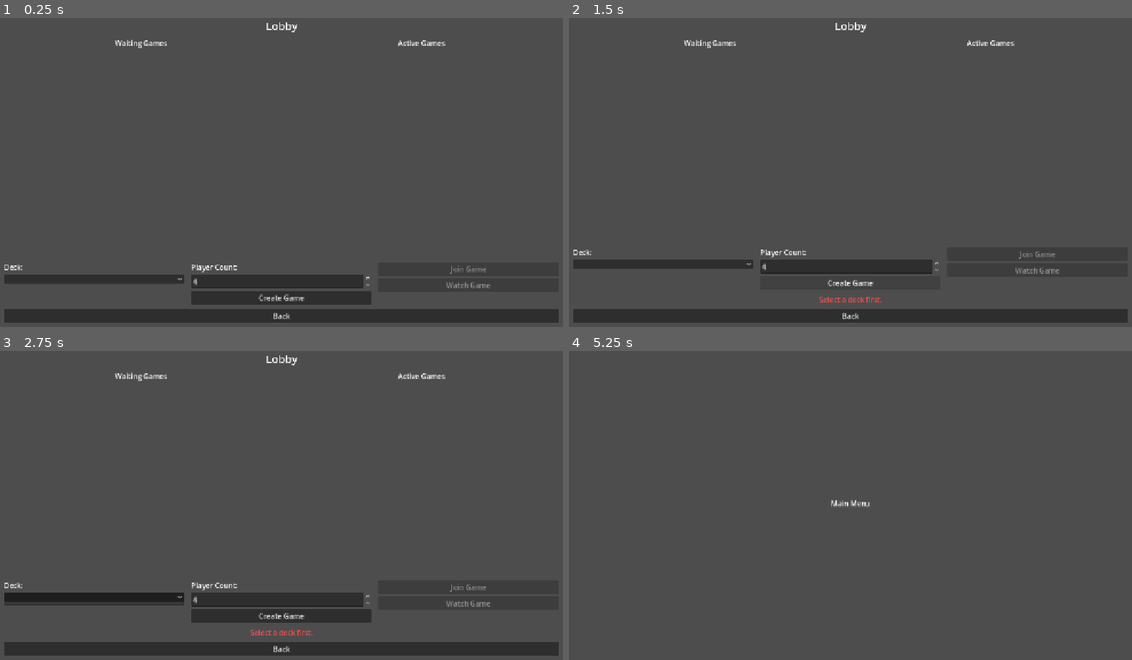
Above: before the commit, frames 1-4 (two rows, left to right).
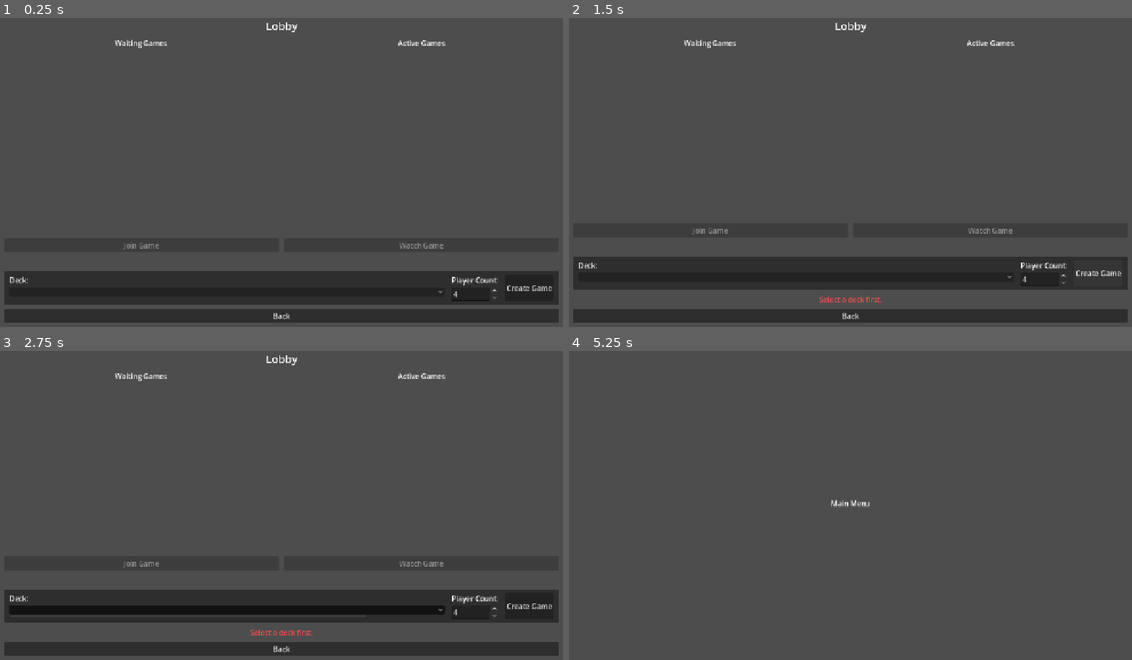
Above: after the commit, the same moments.

Repository: thelinkan/tribbles-kiro
Game: Godot game, scene res://scenes/LobbyScreen.tscn
The game is run twice, just before and just after one commit, with the same random seed, the same clock (stepped at 60 frames per second) and the same inputs. This scene is started directly instead of the project's main scene.
Inputs (mouse positions are in pixels of both pictures, inside the frame that each line leads up to; where the layout moved, square brackets give the same spot in the first picture):
- Up to frame 1 (0.25 s): no input
- Up to frame 2 (1.5 s): click (794, 293) [664, 280] at 0.5 s; click "Create Game" at 1.25 s
- Up to frame 3 (2.75 s): click (225, 610) [95, 598] at 2 s
- Up to frame 4 (5.25 s): click "Create Game" at 2.75 s; click (794, 610) [664, 598] at 3.5 s; click "Create Game" at 4.25 s; click "Back" at 5 s

The runs differ from the first frame. In frame 1, 6.3% of the frame differs, in the area x 0-100%, y 72-93%; in frame 2, 6.1%; in frame 3, 6.0%; in frame 4, nothing differs.

Commit message:
Update LobbyScreen.tscn

Diff:
--- a/client/scenes/LobbyScreen.tscn
+++ b/client/scenes/LobbyScreen.tscn
@@ -59,6 +59,11 @@
 size_flags_horizontal = 3
 size_flags_vertical = 3
 
+[node name="JoinButton" type="Button" parent="MarginContainer/VBoxContainer/HSplitContainer/WaitingPanel"]
+unique_name_in_owner = true
+layout_mode = 2
+text = "Join Game"
+
 [node name="ActivePanel" type="VBoxContainer" parent="MarginContainer/VBoxContainer/HSplitContainer"]
 layout_mode = 2
 size_flags_horizontal = 3
@@ -80,64 +85,64 @@
 size_flags_horizontal = 3
 size_flags_vertical = 3
 
+[node name="WatchButton" type="Button" parent="MarginContainer/VBoxContainer/HSplitContainer/ActivePanel"]
+unique_name_in_owner = true
+layout_mode = 2
+text = "Watch Game"
+
 [node name="SessionDetailsLabel" type="Label" parent="MarginContainer/VBoxContainer"]
 unique_name_in_owner = true
 layout_mode = 2
 text = ""
 horizontal_alignment = 1
 
-[node name="ActionPanel" type="HBoxContainer" parent="MarginContainer/VBoxContainer"]
+[node name="CreateGamePanel" type="PanelContainer" parent="MarginContainer/VBoxContainer"]
+layout_mode = 2
+
+[node name="CreateGameMargin" type="MarginContainer" parent="MarginContainer/VBoxContainer/CreateGamePanel"]
+layout_mode = 2
+theme_override_constants/margin_left = 12
+theme_override_constants/margin_top = 8
+theme_override_constants/margin_right = 12
+theme_override_constants/margin_bottom = 8
+
+[node name="CreateGameHBox" type="HBoxContainer" parent="MarginContainer/VBoxContainer/CreateGamePanel/CreateGameMargin"]
 layout_mode = 2
 theme_override_constants/separation = 15
 
-[node name="DeckSection" type="VBoxContainer" parent="MarginContainer/VBoxContainer/ActionPanel"]
+[node name="DeckSection" type="VBoxContainer" parent="MarginContainer/VBoxContainer/CreateGamePanel/CreateGameMargin/CreateGameHBox"]
 layout_mode = 2
 size_flags_horizontal = 3
-theme_override_constants/separation = 5
+theme_override_constants/separation = 4
 
-[node name="DeckLabel" type="Label" parent="MarginContainer/VBoxContainer/ActionPanel/DeckSection"]
+[node name="DeckLabel" type="Label" parent="MarginContainer/VBoxContainer/CreateGamePanel/CreateGameMargin/CreateGameHBox/DeckSection"]
 layout_mode = 2
 text = "Deck:"
 
-[node name="DeckSelector" type="OptionButton" parent="MarginContainer/VBoxContainer/ActionPanel/DeckSection"]
+[node name="DeckSelector" type="OptionButton" parent="MarginContainer/VBoxContainer/CreateGamePanel/CreateGameMargin/CreateGameHBox/DeckSection"]
 unique_name_in_owner = true
 layout_mode = 2
 
-[node name="CreateSection" type="VBoxContainer" parent="MarginContainer/VBoxContainer/ActionPanel"]
+[node name="PlayerCountSection" type="VBoxContainer" parent="MarginContainer/VBoxContainer/CreateGamePanel/CreateGameMargin/CreateGameHBox"]
 layout_mode = 2
-size_flags_horizontal = 3
-theme_override_constants/separation = 5
+theme_override_constants/separation = 4
 
-[node name="PlayerCountLabel" type="Label" parent="MarginContainer/VBoxContainer/ActionPanel/CreateSection"]
+[node name="PlayerCountLabel" type="Label" parent="MarginContainer/VBoxContainer/CreateGamePanel/CreateGameMargin/CreateGameHBox/PlayerCountSection"]
 layout_mode = 2
 text = "Player Count:"
 
-[node name="PlayerCountSpin" type="SpinBox" parent="MarginContainer/VBoxContainer/ActionPanel/CreateSection"]
+[node name="PlayerCountSpin" type="SpinBox" parent="MarginContainer/VBoxContainer/CreateGamePanel/CreateGameMargin/CreateGameHBox/PlayerCountSection"]
 unique_name_in_owner = true
 layout_mode = 2
 min_value = 4.0
 max_value = 8.0
 value = 4.0
 
-[node name="CreateButton" type="Button" parent="MarginContainer/VBoxContainer/ActionPanel/CreateSection"]
+[node name="CreateButton" type="Button" parent="MarginContainer/VBoxContainer/CreateGamePanel/CreateGameMargin/CreateGameHBox"]
 unique_name_in_owner = true
 layout_mode = 2
+size_flags_vertical = 5
 text = "Create Game"
-
-[node name="JoinWatchSection" type="VBoxContainer" parent="MarginContainer/VBoxContainer/ActionPanel"]
-layout_mode = 2
-size_flags_horizontal = 3
-theme_override_constants/separation = 5
-
-[node name="JoinButton" type="Button" parent="MarginContainer/VBoxContainer/ActionPanel/JoinWatchSection"]
-unique_name_in_owner = true
-layout_mode = 2
-text = "Join Game"
-
-[node name="WatchButton" type="Button" parent="MarginContainer/VBoxContainer/ActionPanel/JoinWatchSection"]
-unique_name_in_owner = true
-layout_mode = 2
-text = "Watch Game"
 
 [node name="ErrorLabel" type="Label" parent="MarginContainer/VBoxContainer"]
 unique_name_in_owner = true
